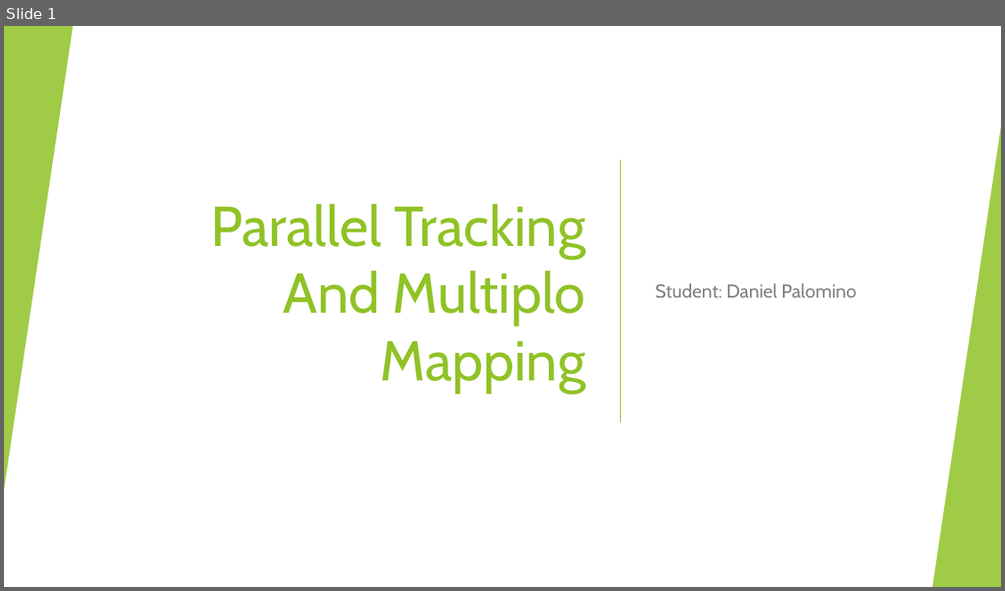
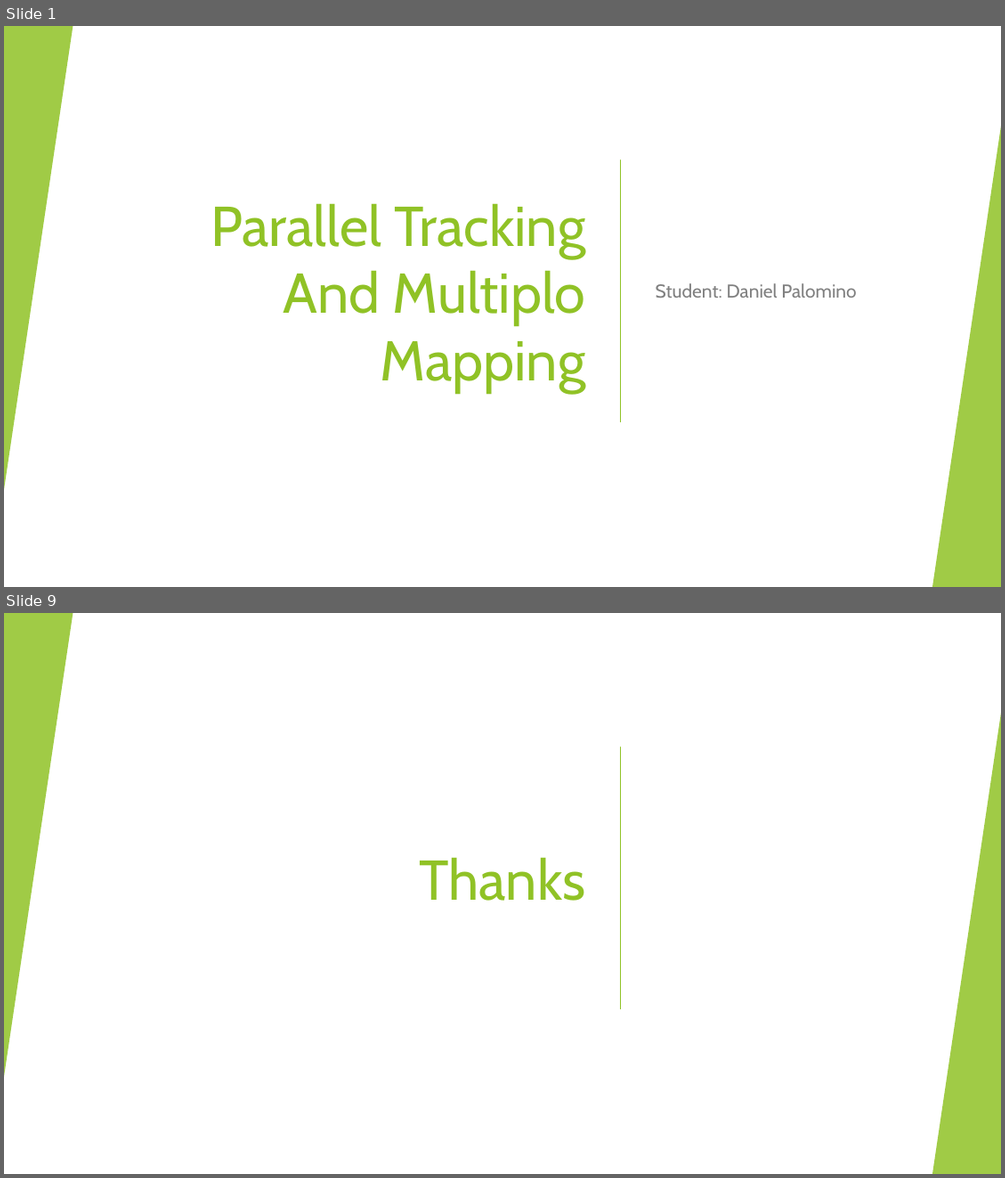
Before and after one commit to dpalominop/PTAM, a slide deck: presentation.pptx. Shown one above the other, each under a label of ours: slide 1 before the commit, slides 1 and 9 after it; the slides between them are not shown. The pictures are 1005x591 and 1005x1178 pixels, drawn with LibreOffice and Linux fonts; fonts in the diff are those of the drawing. Boxes give left, top, right and bottom in pixels: in the first picture for what was removed or moved away, otherwise in the second. Text is boxed around its words. In the diff, an @@ line names an element or a change of style, - is before the commit and + after.

```diff
--- a/presentation.pptx
+++ b/presentation.pptx
@@ slide 9 added at <box>4,613,1001,1174</box>, background #FFFFFF; not listed: 7 template elements that a slide beside it also shows @@
@@ group added at <box>4,613,1001,1174</box>: 5 freeform shapes, 3 triangles, 2 lines @@
@@ rectangle added at <box>4,613,1001,1174</box>, fill #FFFFFF @@
@@ triangle added at <box>4,613,73,1077</box>, fill #90C226 at 85% opacity @@
@@ triangle added at <box>932,713,1001,1174</box>, fill #90C226 at 85% opacity @@
@@ line added from (620, 747) to (620, 1008), #90C226 1 pt @@
@@ title added at <box>419,857,585,900</box>, 54 pt, text #90C226 @@
+Thanks
@@ triangle added at <box>4,941,40,1174</box>, fill #90C226 at 85% opacity @@
```
Also in this commit, not shown: 7 other slides added, 1 slide removed, 1 other file.
